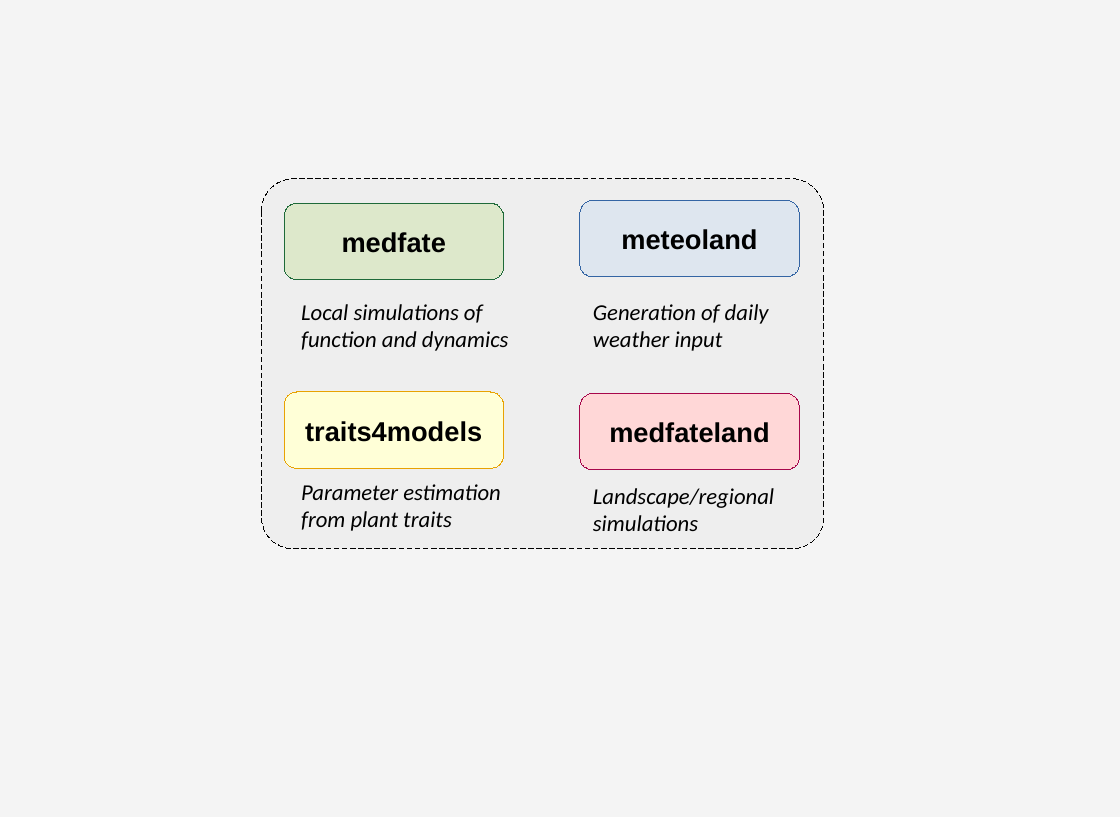
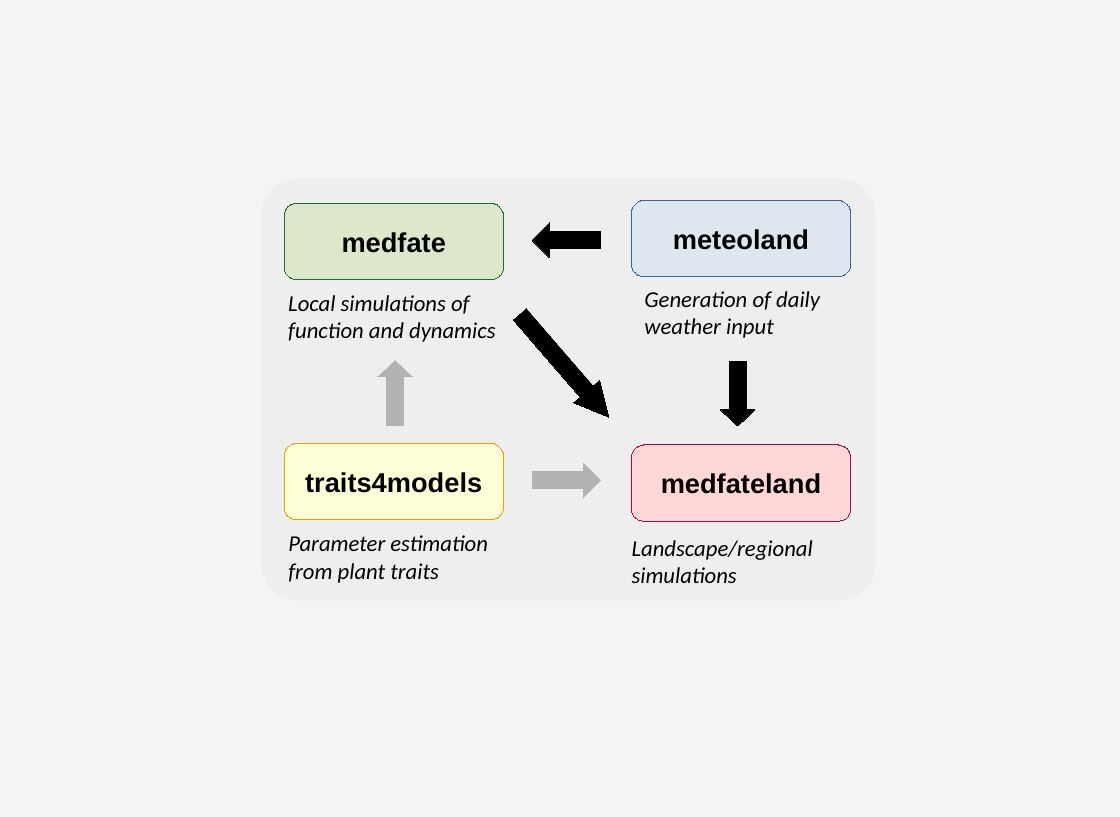
Before and after one commit to emf-creaf/medfatebook, a slide deck: slide 1 of figures/Diagrams.odp. Drawn at 1120x817 pixels with LibreOffice and Linux fonts; fonts in the diff are those of the drawing. Boxes give left, top, right and bottom in pixels: in the first picture for what was removed or moved away, otherwise in the second. Text is boxed around its words. In the diff, an @@ line names an element or a change of style, - is before the commit and + after.

```diff
--- a/figures/Diagrams.odp
+++ b/figures/Diagrams.odp
@@ rounded rectangle: place and size @@
-rounded rectangle at (261, 179, 824, 549)
+rounded rectangle at (261, 179, 875, 600)
@@ rounded rectangle at (261, 179, 875, 600): outline #000000 0 pt dashed to none @@
@@ rounded rectangle "meteoland": place and size @@
-rounded rectangle "meteoland" at (580, 200, 799, 277)
+rounded rectangle "meteoland" at (631, 200, 850, 277)
@@ left arrow added at (532, 223, 600, 257), fill #000000, outline #000000 0 pt @@
@@ text "Local simulations of function and ...": place and size @@
-text "Local simulations of function and ..." at (301, 304, 509, 351)
+text "Local simulations of function and ..." at (288, 295, 496, 342)
@@ text "Generation of daily weather input": place and size @@
-text "Generation of daily weather input" at (593, 304, 769, 351)
+text "Generation of daily weather input" at (644, 291, 820, 338)
@@ left arrow added at (507, 303, 621, 428), fill #000000, outline #000000 0 pt @@
@@ left arrow added at (378, 361, 412, 425), fill #B2B2B2, outline #B2B2B2 0 pt @@
@@ left arrow added at (720, 362, 754, 426), fill #000000, outline #000000 0 pt @@
@@ rounded rectangle "traits4models": place and size @@
-rounded rectangle "traits4models" at (284, 392, 503, 468)
+rounded rectangle "traits4models" at (284, 443, 503, 520)
@@ rounded rectangle "medfateland": place and size @@
-rounded rectangle "medfateland" at (580, 393, 799, 470)
+rounded rectangle "medfateland" at (631, 445, 850, 521)
@@ left arrow added at (532, 463, 600, 497), fill #B2B2B2, outline #B2B2B2 0 pt @@
@@ text "Parameter estimation from plant traits": place and size @@
-text "Parameter estimation from plant traits" at (301, 484, 501, 531)
+text "Parameter estimation from plant traits" at (288, 535, 488, 583)
@@ text "Landscape/regional simulations": place and size @@
-text "Landscape/regional simulations" at (593, 488, 774, 531)
+text "Landscape/regional simulations" at (632, 540, 813, 583)
```
Also in this commit, not shown: 3 other slides changed, 32 other files.
